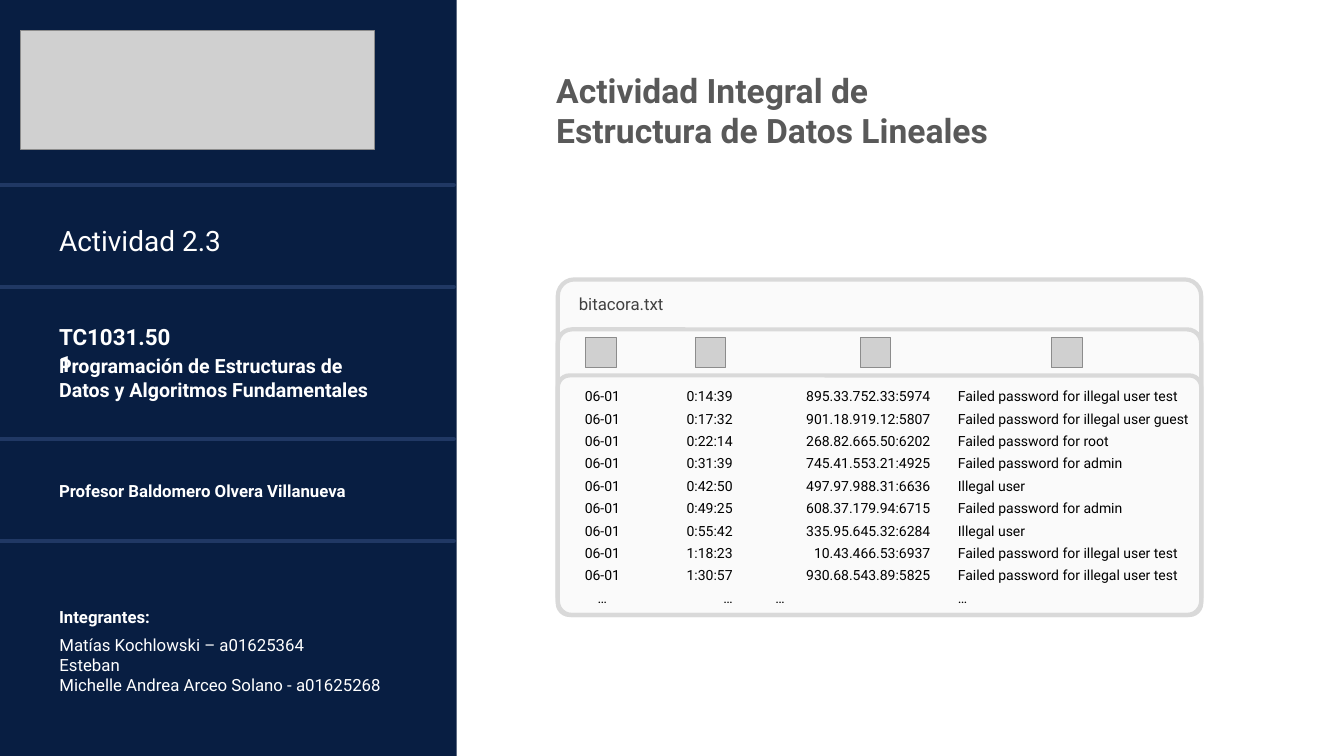
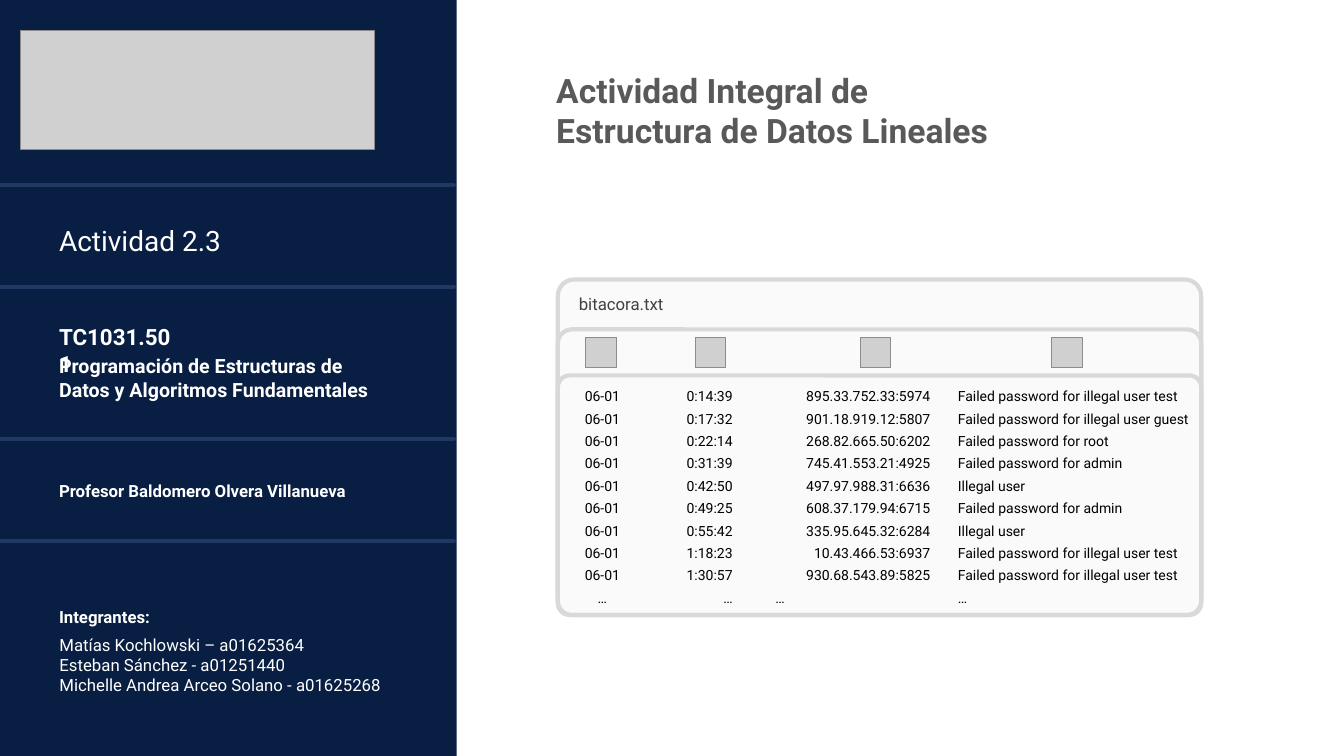
Before and after one commit to kochomati/actividad1_3, a slide deck: slide 1 of actividad_2_3/reflexiones/ReflexAct2.3-MatiasKochowski.pptx. Drawn at 1344x756 pixels with LibreOffice and Linux fonts; fonts in the diff are those of the drawing; grey boxes stand for pictures. Boxes give left, top, right and bottom in pixels: in the first picture for what was removed or moved away, otherwise in the second. Text is boxed around its words. In the diff, an @@ line names an element or a change of style, - is before the commit and + after.

```diff
--- a/actividad_2_3/reflexiones/ReflexAct2.3-MatiasKochowski.pptx
+++ b/actividad_2_3/reflexiones/ReflexAct2.3-MatiasKochowski.pptx
@@ text at box(59, 658, 285, 671): text changed @@
-Esteban
+Esteban Sánchez - a01251440
```
Also in this commit, not shown: 5 other slides changed, 2 other files.
